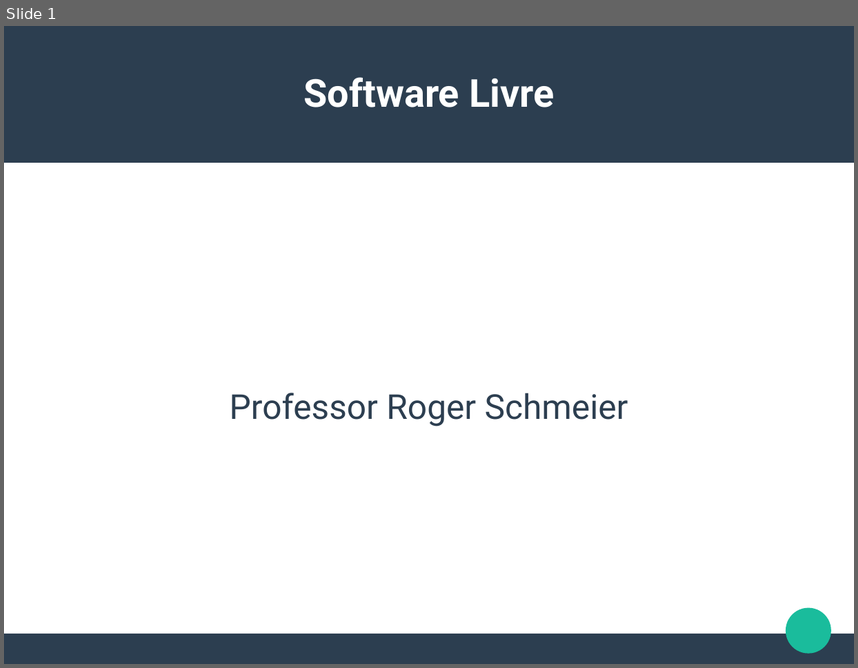
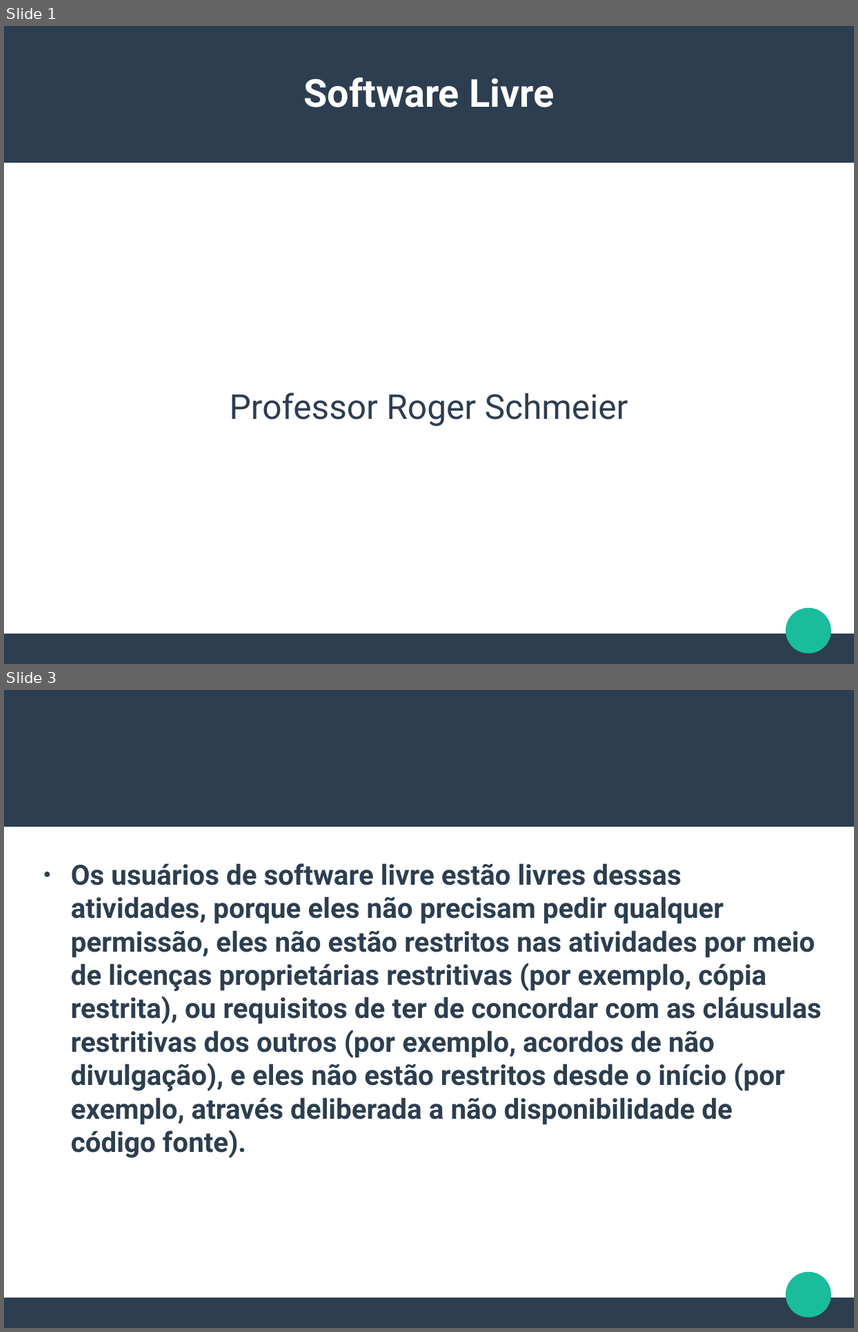
Before and after one commit to RogerSchmeier/Ano_letivo, a slide deck: slides teoria/02 - Software Livre.odp. Shown one above the other, each under a label of ours: slide 1 before the commit, slides 1 and 3 after it; the slides between them are not shown. The pictures are 858x668 and 858x1332 pixels, drawn with LibreOffice and Linux fonts; fonts in the diff are those of the drawing. Boxes give left, top, right and bottom in pixels: in the first picture for what was removed or moved away, otherwise in the second. Text is boxed around its words. In the diff, an @@ line names an element or a change of style, - is before the commit and + after.

Commit message:
Alteração no slide de software livre

```diff
--- a/slides teoria/02 - Software Livre.odp
+++ b/slides teoria/02 - Software Livre.odp
@@ slide 3 added at [4,690,854,1328], background #FFFFFF; not listed: 3 template elements that a slide beside it also shows @@
@@ text added at [71,863,822,1158], 26 pt, text #2C3E50, bold @@
+● Os usuários de software livre estão livres dessas atividades, porque eles não precisam pedir qualquer permissão, eles não estão restritos nas atividades por meio de licenças proprietárias restritivas (por exemplo, cópia restrita), ou requisitos de ter de concordar com as cláusulas restritivas dos outros (por exemplo, acordos de não divulgação), e eles não estão restritos desde o início (por exemplo, através deliberada a não disponibilidade de código fonte).
```
Also in this commit, not shown: 2 slides changed, 1 other slide added.
